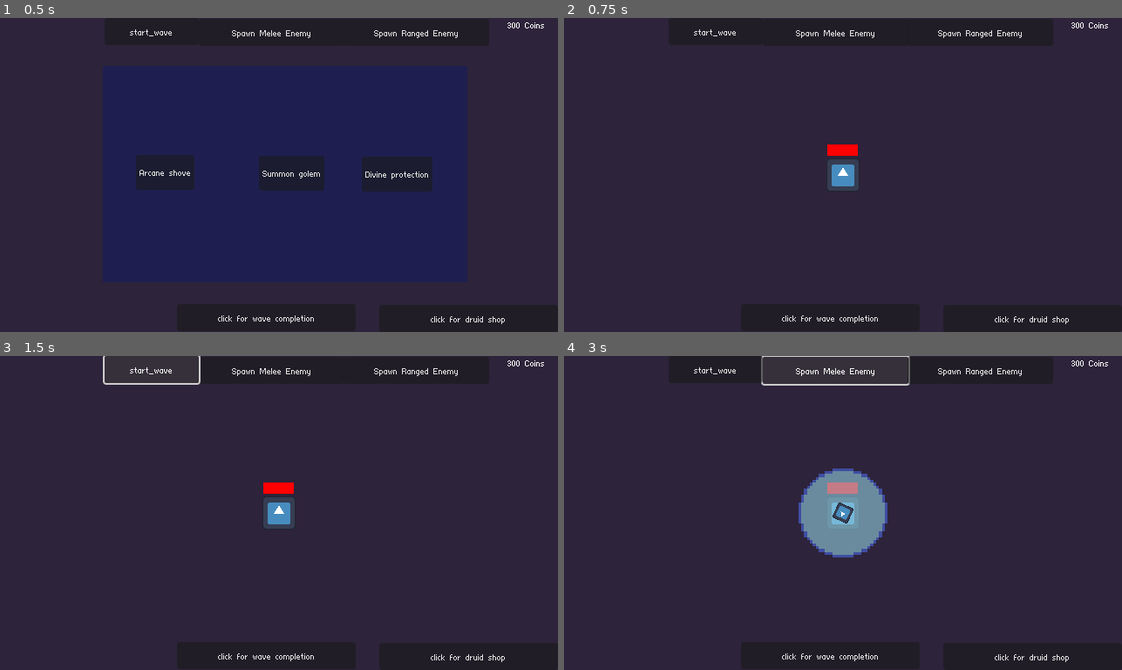
Above: before the commit, frames 1-4 (two rows, left to right).
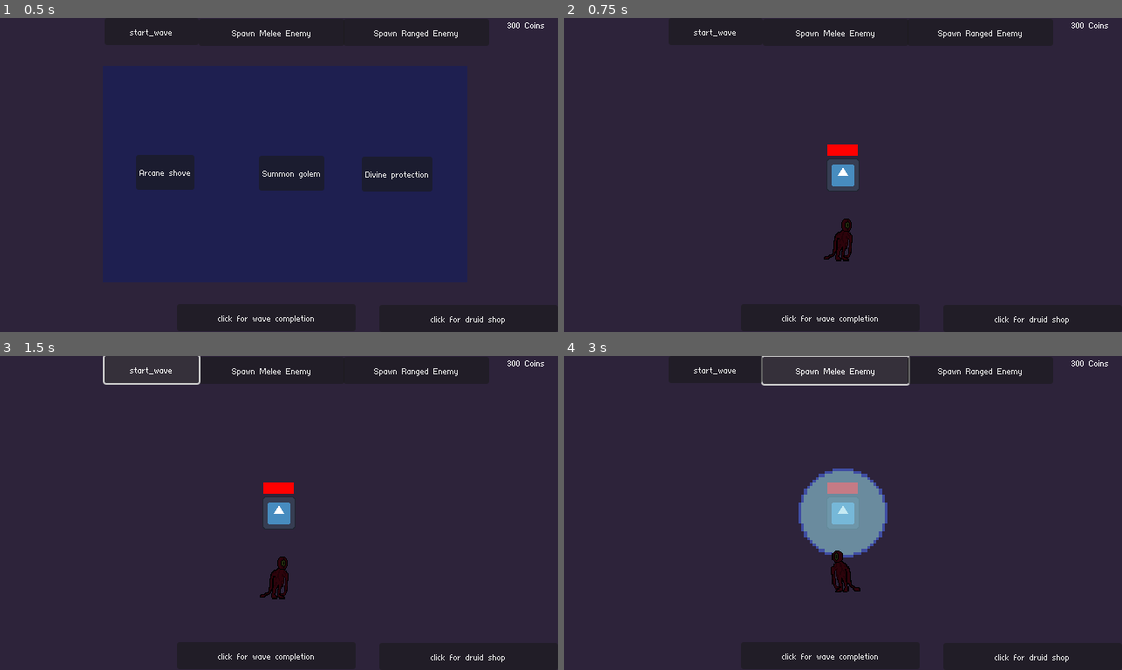
Above: after the commit, the same moments.

Repository: TobiasTV49/Informatica-Eindopdracht
Game: Godot game, scene res://Functionality/Scenes/main.tscn
Two runs of this game, one before a commit and one after it. Both use one fixed random seed, a clock stepped at 60 frames per second and the inputs below. The engine's default icon, where the game draws it, is replaced by a stand-in: a white triangle on a blue panel in a dark square.
Inputs:
- Up to frame 1 (0.5 s): no input
- Up to frame 2 (0.75 s): click "Summon golem" at 0.5 s
- Up to frame 3 (1.5 s): click "start_wave" at 1.25 s
- Up to frame 4 (3 s): click "start_wave" at 2 s; click "Spawn Melee Enemy" at 2.75 s

Frame 1 is identical in both runs. In frame 2, 0.4% of the frame differs, in the area x 46-52%, y 63-78%; in frame 3, 0.4%; in frame 4, 0.5%, in the area x 47-54%, y 46-76%.

Commit message:
small golem progress & player range

Diff:
--- a/Functionality/Scenes/player.tscn
+++ b/Functionality/Scenes/player.tscn
@@ -11,6 +11,9 @@
 
 [sub_resource type="CircleShape2D" id="CircleShape2D_1dgia"]
 radius = 14.0357
+
+[sub_resource type="CircleShape2D" id="CircleShape2D_qjipj"]
+radius = 259.069
 
 [node name="Player" type="CharacterBody2D" groups=["Player"]]
 script = ExtResource("1_oo448")
@@ -42,5 +45,12 @@
 [node name="playerHitBoxShape" type="CollisionShape2D" parent="playerHitBox"]
 shape = SubResource("CircleShape2D_1dgia")
 
+[node name="attackRange" type="Area2D" parent="."]
+
+[node name="CollisionShape2D" type="CollisionShape2D" parent="attackRange"]
+shape = SubResource("CircleShape2D_qjipj")
+
 [connection signal="timeout" from="AttackTimer" to="." method="_on_attack_timer_timeout"]
 [connection signal="body_entered" from="playerHitBox" to="." method="_on_player_hit_box_body_entered"]
+[connection signal="body_entered" from="attackRange" to="." method="_on_attack_range_body_entered"]
+[connection signal="body_exited" from="attackRange" to="." method="_on_attack_range_body_exited"]
--- a/Functionality/Scripts/magical_golem.gd
+++ b/Functionality/Scripts/magical_golem.gd
@@ -1,7 +1,7 @@
 extends CharacterBody2D
 
 
-var SPEED = 20
+var SPEED = 50
 var attacking = false
 var nearest_enemy
 var target
@@ -32,6 +32,8 @@
 			var temp_distance = position.distance_to(i.position)
 			if temp_distance < position.distance_to(nearest_enemy.position):
 				nearest_enemy = i
+	else:
+		velocity = Vector2(0, 0)
 
 
 func _on_attack_range_body_entered(body: Node2D) -> void:
@@ -46,5 +48,4 @@
 		$Attacktimer.stop()
 
 func _on_attacktimer_timeout() -> void:
-	print("golem_attack")
 	Global.damage_enemy.emit(damage, target)
--- a/Functionality/Scripts/player.gd
+++ b/Functionality/Scripts/player.gd
@@ -7,11 +7,12 @@
 var spell_list: Array
 var shove_active = false
 var golem_active = false
+var enemies_in_range = 0
 
 func _ready():
 	$AttackTimer.start()
 	Global.PlayerSpells.append([2, 0, 0]) #adding the arcane shove spell for testing
-	Global.PlayerSpells.append([4, 0, 0])
+	Global.PlayerSpells.append([4, 0, 0]) #adding the summon golem spell for testing
 
 func get_input(): #Pulls input directions and sets the velocity using them.
 	var input_direction = Input.get_vector("left", "right", "up", "down")
@@ -38,15 +39,15 @@
 
 
 
-
 func _on_attack_timer_timeout() -> void:
-	var bullet = bullet_load.instantiate()
-	var player_bullets = get_tree().current_scene.get_node("player_bullets")
-	var bullet_target = "enemy"
-	var source = self.position
-	player_bullets.add_child(bullet)
-	bullet.position = position
-	Global.shoot.emit(bullet_target, source)
+	if enemies_in_range > 0: #only shoots when there are enemies in attack range
+		var bullet = bullet_load.instantiate()
+		var player_bullets = get_tree().current_scene.get_node("player_bullets")
+		var bullet_target = "enemy"
+		var source = self.position
+		player_bullets.add_child(bullet)
+		bullet.position = position
+		Global.shoot.emit(bullet_target, source)
 
 
 func _on_player_hit_box_body_entered(body: Node2D) -> void:
@@ -71,6 +72,16 @@
 	if golem_active == false:
 		golem_active = true
 		var golem = magical_golem_load.instantiate()
-		add_child(golem)
+		get_parent().add_child(golem) #spawns the golem as a child of the main scene
 		golem.position = position
-		golem.position.y -= 16
+		golem.position.y += 50
+
+
+func _on_attack_range_body_entered(body: Node2D) -> void:
+	if body.is_in_group("enemies"):
+		enemies_in_range += 1
+
+
+func _on_attack_range_body_exited(body: Node2D) -> void:
+	if body.is_in_group("enemies"):
+		enemies_in_range -= 1
Not shown: 1 places in Functionality/Scenes/player.tscn that only renumber resources
